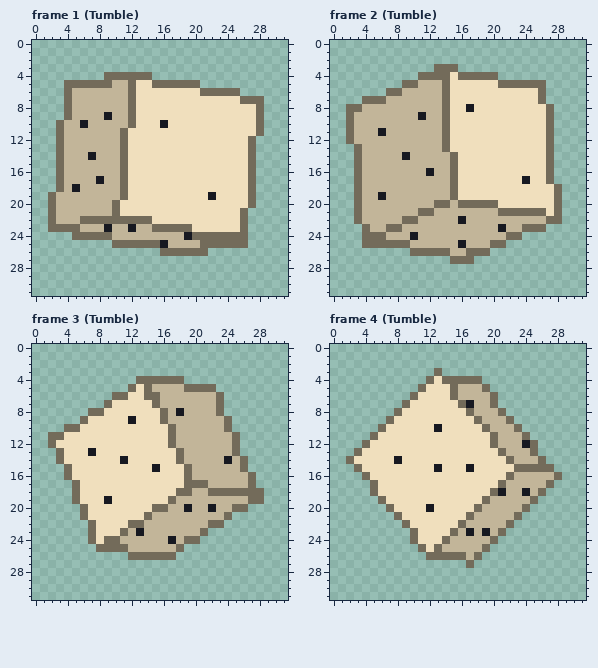
File history of a pixel-art file, assets/source/aseprite/rolls/d6.aseprite. The first picture shows the starting point.
32x32 pixels, 24 frames. Colours within 5 levels of each other are drawn and written as one. Shown: frame 1 (Tumble), frame 2 (Tumble), frame 3 (Tumble), frame 4 (Tumble). The commit also changed other frames, which this record leaves out.
New version:
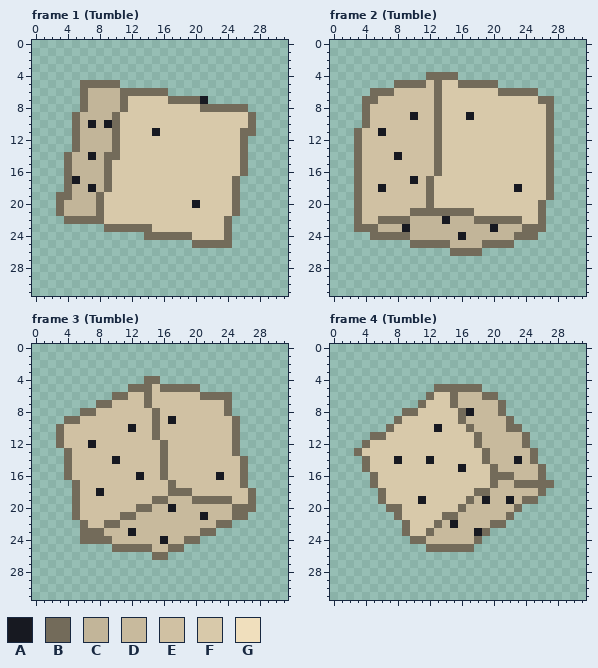
Palette (. is transparent): A #171921  B #736b5a  C #c2b599  D #c8ba9d  E #d0c1a3  F #d8c9aa  G #f0dfbd
Change:
--- frame 1 (Tumble)
@@ x 0..31 @@
  3 ................................
- 4 .........BBBBBB.................
- 5 ....BBBBBBCCBGGBBBBBB...........
- 6 ....BCCCCCCCBGGGGGGGGBBBBB......
- 7 ....BCCCCCCCBGGGGGGGGGGGGGBBB...
- 8 ....BCCCCCCCBGGGGGGGGGGGGGGGB...
- 9 ....BCCCCACCBGGGGGGGGGGGGGGGB...
-10 ...BCCACCCCCBGGGAGGGGGGGGGGGB...
-11 ...BCCCCCCCBGGGGGGGGGGGGGGGGB...
-12 ...BCCCCCCCBGGGGGGGGGGGGGGGB....
-13 ...BCCCCCCCBGGGGGGGGGGGGGGGB....
-14 ...BCCCACCCBGGGGGGGGGGGGGGGB....
-15 ...BCCCCCCCBGGGGGGGGGGGGGGGB....
-16 ...BCCCCCCCBGGGGGGGGGGGGGGGB....
-17 ...BCCCCACCBGGGGGGGGGGGGGGGB....
-18 ...BCACCCCCBGGGGGGGGGGGGGGGB....
-19 ..BCCCCCCCCBGGGGGGGGGGAGGGGB....
-20 ..BCCCCCCCBGGGGGGGGGGGGGGGGB....
-21 ..BCCCCCCCBGGGGGGGGGGGGGGGB.....
-22 ..BCCCBBBBBBBBBGGGGGGGGGGGB.....
-23 ..BBBBCCCACCACCBBBBBGGGGGGB.....
-24 .....BBBBBCCCCCCCCCABBBBBBB.....
-25 ..........BBBBBBACCCCBBBBBB.....
-26 ................BBBBBB..........
+ 4 ................................
+ 5 ......BBBBB.....................
+ 6 ......BCCCCBBBBBB...............
+ 7 ......BCCCCBFFFFFBBBBA..........
+ 8 ......BCCCCBFFFFFFFFFBBBBBB.....
+ 9 .....BCCCCBFFFFFFFFFFFFFFFFB....
+10 .....BCACABFFFFFFFFFFFFFFFFB....
+11 .....BCCCCBFFFFAFFFFFFFFFFBB....
+12 .....BCCCCBFFFFFFFFFFFFFFFB.....
+13 .....BCCCCBFFFFFFFFFFFFFFFB.....
+14 ....BCCACBBFFFFFFFFFFFFFFFB.....
+15 ....BCCCCBFFFFFFFFFFFFFFFFB.....
+16 ....BCCCCBFFFFFFFFFFFFFFFFB.....
+17 ....BACCCBFFFFFFFFFFFFFFFB......
+18 ....BCCACBFFFFFFFFFFFFFFFB......
+19 ...BBCCCBFFFFFFFFFFFFFFFFB......
+20 ...BCCCCBFFFFFFFFFFFAFFFFB......
+21 ...BCCCCBFFFFFFFFFFFFFFFFB......
+22 ....BBBBBFFFFFFFFFFFFFFFB.......
+23 .........BBBBBBFFFFFFFFFB.......
+24 ..............BBBBBBFFFFB.......
+25 ....................BBBBB.......
+26 ................................
 27 ................................
--- frame 2 (Tumble)
@@ x 0..31 @@
  2 ................................
- 3 .............BBB................
- 4 ...........BBBBGBBBBB...........
- 5 .........BBCCCBGGGGGGBBBBBB.....
- 6 .......BBCCCCCBGGGGGGGGGGGB.....
- 7 ....BBBCCCCCCCBGGGGGGGGGGGB.....
- 8 ..BBCCCCCCCCCCBGGAGGGGGGGGGB....
- 9 ..BCCCCCCCCACCBGGGGGGGGGGGGB....
-10 ..BCCCCCCCCCCCBGGGGGGGGGGGGB....
-11 ..BCCCACCCCCCCBGGGGGGGGGGGGB....
-12 ..BCCCCCCCCCCCBGGGGGGGGGGGGB....
-13 ...BCCCCCCCCCCBGGGGGGGGGGGGB....
-14 ...BCCCCCACCCCCBGGGGGGGGGGGB....
-15 ...BCCCCCCCCCCCBGGGGGGGGGGGB....
-16 ...BCCCCCCCCACCBGGGGGGGGGGGB....
-17 ...BCCCCCCCCCCCBGGGGGGGGAGGB....
-18 ...BCCCCCCCCCCCBGGGGGGGGGGGGB...
-19 ...BCCACCCCCCCCBGGGGGGGGGGGGB...
-20 ...BCCCCCCCCCBBCBBBBBGGGGGGGB...
-21 ...BCCCCCCCBBCCCCCCCCBBBBBBGB...
-22 ...BCCCCCBBCCCCCACCCCCCCCCCBB...
-23 ....BCCBBCCCCCCCCCCCCACCBBB.....
-24 ....BBBCCCACCCCCCCCCCCBB........
-25 ....BBBBBBCCCCCCACCCBB..........
-26 ..........BBBBBCCBBB............
-27 ...............BBB..............
+ 3 ................................
+ 4 ............BBBB................
+ 5 ........BBBBEBFFBBBBB...........
+ 6 .....BBBEEEEEBFFFFFFFBBBBB......
+ 7 ....BBEEEEEEEBFFFFFFFFFFFFBB....
+ 8 ....BEEEEEEEEBFFFFFFFFFFFFFB....
+ 9 ....BEEEEEAEEBFFFAFFFFFFFFFB....
+10 ....BEEEEEEEEBFFFFFFFFFFFFFB....
+11 ...BEEAEEEEEEBFFFFFFFFFFFFFB....
+12 ...BEEEEEEEEEBFFFFFFFFFFFFFB....
+13 ...BEEEEEEEEEBFFFFFFFFFFFFFB....
+14 ...BEEEEAEEEEBFFFFFFFFFFFFFB....
+15 ...BEEEEEEEEEBFFFFFFFFFFFFFB....
+16 ...BEEEEEEEEEBFFFFFFFFFFFFFB....
+17 ...BEEEEEEAEBFFFFFFFFFFFFFFB....
+18 ...BEEAEEEEEBFFFFFFFFFFAFFFB....
+19 ...BEEEEEEEEBFFFFFFFFFFFFFFB....
+20 ...BEEEEEEEEBFFFFFFFFFFFFFB.....
+21 ...BEEEEEEBBBBBBBBFFFFFFFFB.....
+22 ...BEEBBBBCCCCACCCBBBBBBFFB.....
+23 ...BBBCCCACCCCCCCCCCACCCBBB.....
+24 .....BBBBBCCCCCCACCCCCCBBB......
+25 ..........BBBBBCCCCBBBB.........
+26 ...............BBBB.............
+27 ................................
 28 ................................
--- frame 3 (Tumble)
@@ x 0..31 @@
  3 ................................
- 4 .............BBBBBB.............
- 5 ............BGBCCCCBBBB.........
- 6 ..........BBGGBBCCCCCCCB........
- 7 .........BGGGGGBCCCCCCCB........
- 8 .......BBGGGGGGGBCACCCCB........
- 9 ......BGGGGGAGGGBCCCCCCCB.......
-10 ....BBGGGGGGGGGGGBCCCCCCB.......
-11 ..BBGGGGGGGGGGGGGBCCCCCCCB......
-12 ..BGGGGGGGGGGGGGGBCCCCCCCB......
-13 ...BGGGAGGGGGGGGGGBCCCCCCB......
-14 ...BGGGGGGGAGGGGGGBCCCCCACB.....
-15 ....BGGGGGGGGGGAGGGBCCCCCCB.....
-16 ....BGGGGGGGGGGGGGGBCCCCCCCB....
-17 .....BGGGGGGGGGGGGGBBBCCCCCB....
-18 .....BGGGGGGGGGGGGBBCCBBBBBBB...
-19 .....BGGGAGGGGGGGBCCCCCCCCCBB...
-20 ......BGGGGGGGGBBCCACCACCBB.....
-21 ......BGGGGGGGBCCCCCCCCCB.......
-22 .......BGGGGBBCCCCCCCCBB........
-23 .......BGGGBCACCCCCCCB..........
-24 .......BGBBCCCCCCACBB...........
-25 ........BBBBCCCCCCB.............
-26 ............BBBBBB..............
+ 4 ..............BB................
+ 5 ............BBBEBBBBB...........
+ 6 ..........BBEEBEEEEEEBBBB.......
+ 7 ........BBEEEEBEEEEEEEEEB.......
+ 8 ......BBEEEEEEEBEEEEEEEEB.......
+ 9 ....BBEEEEEEEEEBEAEEEEEEEB......
+10 ...BEEEEEEEEAEEBEEEEEEEEEB......
+11 ...BEEEEEEEEEEEBEEEEEEEEEB......
+12 ...BEEEAEEEEEEEEBEEEEEEEEB......
+13 ....BEEEEEEEEEEEBEEEEEEEEB......
+14 ....BEEEEEAEEEEEBEEEEEEEEEB.....
+15 ....BEEEEEEEEEEEBEEEEEEEEEB.....
+16 ....BEEEEEEEEAEEBEEEEEEAEEB.....
+17 .....BEEEEEEEEEEEBEEEEEEEEB.....
+18 .....BEEAEEEEEEEEBBBEEEEEEEB....
+19 .....BEEEEEEEEEBBDDDBBBBBEEB....
+20 .....BEEEEEEEBBDDADDDDDDDBBB....
+21 .....BEEEEEBBDDDDDDDDADDDBB.....
+22 ......BEEBBDDDDDDDDDDDDBB.......
+23 ......BBBDDDADDDDDDDDBB.........
+24 ......BBBBDDDDDDADDBB...........
+25 ..........BBBBBDDBB.............
+26 ...............BB...............
 27 ................................
--- frame 4 (Tumble)
@@ x 0..31 @@
  2 ................................
- 3 .............B..................
- 4 ............BGBBBBB.............
- 5 ...........BGGGBCCCB............
- 6 ..........BGGGGBCCCCB...........
- 7 .........BGGGGGGBACCB...........
- 8 ........BGGGGGGGGBCCCB..........
- 9 .......BGGGGGGGGGGBCCCB.........
-10 ......BGGGGGGAGGGGGBCCCB........
-11 .....BGGGGGGGGGGGGGGBCCCB.......
-12 ....BGGGGGGGGGGGGGGGBCCCAB......
-13 ...BGGGGGGGGGGGGGGGGGBCCCB......
-14 ..BGGGGGAGGGGGGGGGGGGGBCCCB.....
-15 ...BGGGGGGGGGAGGGAGGGGGBBBBB....
-16 ....BGGGGGGGGGGGGGGGGGBCCCCCB...
-17 .....BGGGGGGGGGGGGGGGBCCCCCB....
-18 .....BGGGGGGGGGGGGGGBACCACB.....
-19 ......BGGGGGGGGGGGGBCCCCCB......
-20 .......BGGGGAGGGGGBCCCCCB.......
-21 ........BGGGGGGGGBCCCCCB........
-22 .........BGGGGGGBCCCCCB.........
-23 ..........BGGGGBCACACB..........
-24 ..........BGGGBCCCCCB...........
-25 ...........BGBCCCCCB............
-26 ............BBBBBCB.............
-27 .................B..............
+ 3 ................................
+ 4 ................................
+ 5 .............BBBBBB.............
+ 6 ............BFFBDDDBB...........
+ 7 ...........BFFFBDDDDDB..........
+ 8 .........BBFFFFFBADDDB..........
+ 9 ........BFFFFFFFBDDDDDB.........
+10 .......BFFFFFAFFFBDDDDBB........
+11 .....BBFFFFFFFFFFFBDDDDDB.......
+12 ....BFFFFFFFFFFFFFBDDDDDB.......
+13 ...BFFFFFFFFFFFFFFFBDDDDDB......
+14 ....BFFFAFFFAFFFFFFBDDDADB......
+15 ....BFFFFFFFFFFFAFFFBDDDDDB.....
+16 .....BFFFFFFFFFFFFFFBBBDDDB.....
+17 .....BFFFFFFFFFFFFFFBDDBBBBB....
+18 ......BFFFFFFFFFFFBBDDDDDDB.....
+19 ......BFFFFAFFFFFBDADDADBB......
+20 .......BBFFFFFFFBDDDDDDB........
+21 ........BFFFFFBBDDDDDDB.........
+22 .........BFFFBDADDDDBB..........
+23 .........BFFBDDDDDAB............
+24 ..........BBDDDDDDB.............
+25 ............BBBBBB..............
+26 ................................
+27 ................................
 28 ................................
